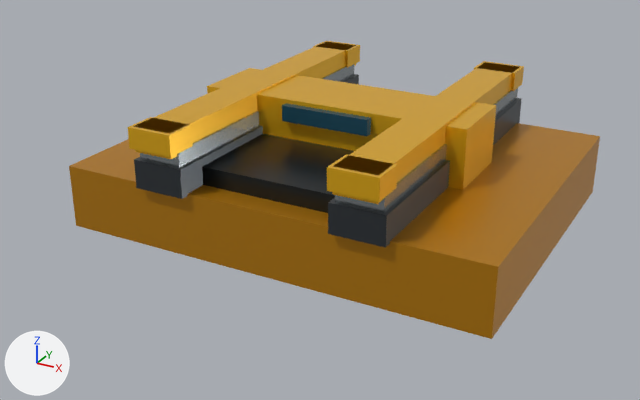
The glTF model public/asrs_fork_table.glb: old version first, new version second.
Camera for both pictures: a 50 mm camera at (0.962, -1.886, 0.74) aimed at (-0.035, -0.075, -0.166). Arrows for +X, +Y and +Z are at lower left; the lights stay in place. The older version comes first. Where no turn or scale is listed for an object, it has been applied to the vertices. Vertices at exactly the same position are counted once.

In view in the first picture: 'ForkCarrier', 'ForkCarrierCenter', 'ForkLoadSensorVisual', 'ForkLowerRail_L', 'ForkLowerRail_R', 'ForkMovingCrossbar', 'ForkTelescopicStage_L', 'ForkTelescopicStage_R', 'ForkTine_L', 'ForkTine_R', 'ForkTip_Neg_L', 'ForkTip_Neg_R', 'ForkTip_Pos_L', 'ForkTip_Pos_R'.
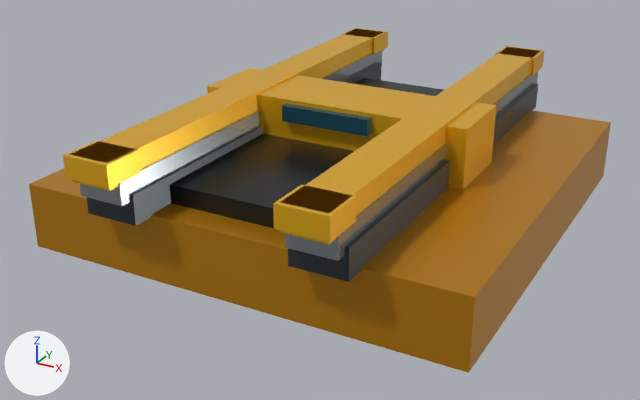
The change, as a list of edits to the scene's bpy script:
```text
Change me_cube_024:
    remove me_cube_024.from_pydata(...)  # 8 vertices, 12 faces; spans x -0.54..0.54, y -0.42..0.42, z -0.08..0.08
    add me_cube_024.from_pydata(...)  # 8 vertices, 12 faces; spans x -0.54..0.54, y -0.55..0.55, z -0.08..0.08
    me_cube_024 part 1: the whole mesh is scaled about its middle by (1, 1.31, 1)
Change me_cube_025:
    remove me_cube_025.from_pydata(...)  # 8 vertices, 12 faces; spans x -0.28..0.28, y -0.36..0.36, z -0.04..0.04
    add me_cube_025.from_pydata(...)  # 8 vertices, 12 faces; spans x -0.28..0.28, y -0.48..0.48, z -0.04..0.04
    me_cube_025 part 2: the whole mesh is scaled about its middle by (1, 1.33, 1)
Change me_cube_026:
    remove me_cube_026.from_pydata(...)  # 8 vertices, 12 faces; spans x -0.065..0.065, y -0.44..0.44, z -0.035..0.035
    add me_cube_026.from_pydata(...)  # 8 vertices, 12 faces; spans x -0.065..0.065, y -0.6..0.6, z -0.035..0.035
    me_cube_026 part 3
    add for i in [0, 1, 4, 5]: me_cube_026.vertices[i].co += Vector((0.0, -0.16, 0.0))
    add for i in [2, 3, 6, 7]: me_cube_026.vertices[i].co += Vector((0.0, 0.16, 0.0))
Change me_cube_031:
    remove me_cube_031.from_pydata(...)  # 8 vertices, 12 faces; spans x -0.065..0.065, y -0.44..0.44, z -0.035..0.035
    add me_cube_031.from_pydata(...)  # 8 vertices, 12 faces; spans x -0.065..0.065, y -0.6..0.6, z -0.035..0.035
    me_cube_031 part 4
    add for i in [0, 1, 4, 5]: me_cube_031.vertices[i].co += Vector((0.0, -0.16, 0.0))
    add for i in [2, 3, 6, 7]: me_cube_031.vertices[i].co += Vector((0.0, 0.16, 0.0))
Change me_cube_027:
    remove me_cube_027.from_pydata(...)  # 8 vertices, 12 faces; spans x -0.055..0.055, y -0.43..0.43, z -0.027..0.027
    add me_cube_027.from_pydata(...)  # 8 vertices, 12 faces; spans x -0.055..0.055, y -0.625..0.625, z -0.027..0.027
    me_cube_027 part 5
    add for i in [0, 1, 4, 5]: me_cube_027.vertices[i].co += Vector((0.0, -0.195, 0.0))
    add for i in [2, 3, 6, 7]: me_cube_027.vertices[i].co += Vector((0.0, 0.195, 0.0))
Change me_cube_032:
    remove me_cube_032.from_pydata(...)  # 8 vertices, 12 faces; spans x -0.055..0.055, y -0.43..0.43, z -0.027..0.027
    add me_cube_032.from_pydata(...)  # 8 vertices, 12 faces; spans x -0.055..0.055, y -0.625..0.625, z -0.027..0.027
    me_cube_032 part 6
    add for i in [0, 1, 4, 5]: me_cube_032.vertices[i].co += Vector((0.0, -0.195, 0.0))
    add for i in [2, 3, 6, 7]: me_cube_032.vertices[i].co += Vector((0.0, 0.195, 0.0))
Change me_cube_028:
    remove me_cube_028.from_pydata(...)  # 8 vertices, 12 faces; spans x -0.05..0.05, y -0.45..0.45, z -0.03..0.03
    add me_cube_028.from_pydata(...)  # 8 vertices, 12 faces; spans x -0.05..0.05, y -0.65..0.65, z -0.03..0.03
    me_cube_028 part 7
    add for i in [0, 1, 4, 5]: me_cube_028.vertices[i].co += Vector((0.0, -0.2, 0.0))
    add for i in [2, 3, 6, 7]: me_cube_028.vertices[i].co += Vector((0.0, 0.2, 0.0))
Change me_cube_033:
    remove me_cube_033.from_pydata(...)  # 8 vertices, 12 faces; spans x -0.05..0.05, y -0.45..0.45, z -0.03..0.03
    add me_cube_033.from_pydata(...)  # 8 vertices, 12 faces; spans x -0.05..0.05, y -0.65..0.65, z -0.03..0.03
    me_cube_033 part 8
    add for i in [0, 1, 4, 5]: me_cube_033.vertices[i].co += Vector((0.0, -0.2, 0.0))
    add for i in [2, 3, 6, 7]: me_cube_033.vertices[i].co += Vector((0.0, 0.2, 0.0))
Change me_cube_030:
    remove me_cube_030.from_pydata(...)  # 8 vertices, 12 faces; spans x -0.0575..0.0575, y -0.04..0.04, z -0.025..0.025
    add me_cube_030.from_pydata(...)  # 8 vertices, 12 faces; spans x -0.0575..0.0575, y -0.05..0.05, z -0.025..0.025
    me_cube_030 part 9: the whole mesh is scaled about its middle by (1, 1.25, 1)
Change ob_forktip_neg_l:
    ob_forktip_neg_l.location: (-0.25, -0.42, 0.075) -> (-0.25, -0.61, 0.075)
Change ob_forktip_pos_l:
    ob_forktip_pos_l.location: (-0.25, 0.42, 0.075) -> (-0.25, 0.61, 0.075)
Change ob_forktip_pos_r:
    ob_forktip_pos_r.location: (0.25, 0.42, 0.075) -> (0.25, 0.61, 0.075)
```

Where the change shows, as pixel boxes (x1, y1, x2, y2) in the pictures (640 x 400 px):
'ForkCarrier', rescaled (10% wider, 22% taller)
    before: (69, 123, 600, 339)
    after: (29, 110, 611, 373)
'ForkCarrierCenter', rescaled
    before: (202, 134, 354, 213)
    after: (170, 78, 444, 228)
'ForkTine_R', reshaped (40% wider, 39% taller)
    before: (332, 63, 518, 204)
    after: (280, 47, 540, 244)
'ForkTine_L', reshaped (42% wider, 38% taller)
    before: (134, 42, 356, 159)
    after: (69, 29, 384, 191)
'ForkLowerRail_R', reshaped (29% wider, 32% taller)
    before: (328, 98, 522, 248)
    after: (288, 84, 538, 282)
'ForkLowerRail_L', reshaped (31% wider, 31% taller)
    before: (134, 74, 359, 199)
    after: (87, 62, 382, 226)
'ForkTip_Neg_L', moved, rescaled (20% wider, 20% taller)
    before: (128, 117, 193, 157)
    after: (63, 141, 141, 189)
'ForkTelescopicStage_L', reshaped
    before: (140, 65, 354, 168)
    after: (80, 50, 382, 206)
'ForkTelescopicStage_R', reshaped (38% wider, 51% taller)
    before: (335, 88, 518, 213)
    after: (285, 72, 538, 261)
'ForkTip_Pos_R', moved
    before: (474, 61, 524, 91)
    after: (495, 46, 544, 75)
'ForkTip_Pos_L', moved
    before: (313, 41, 360, 68)
    after: (341, 28, 388, 54)
